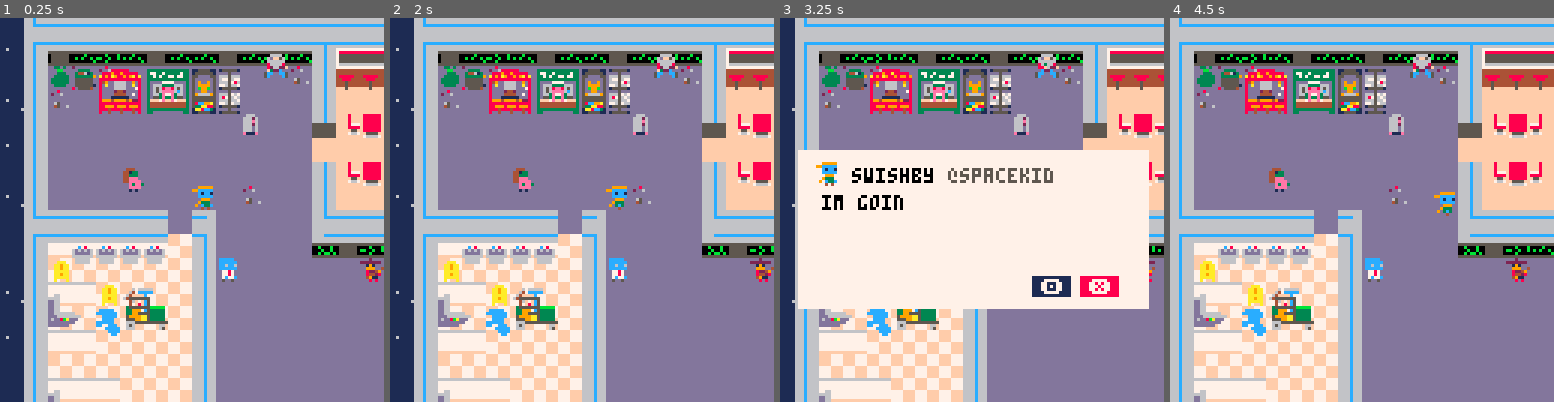
Above: before the commit, frames 1-4 (left to right).
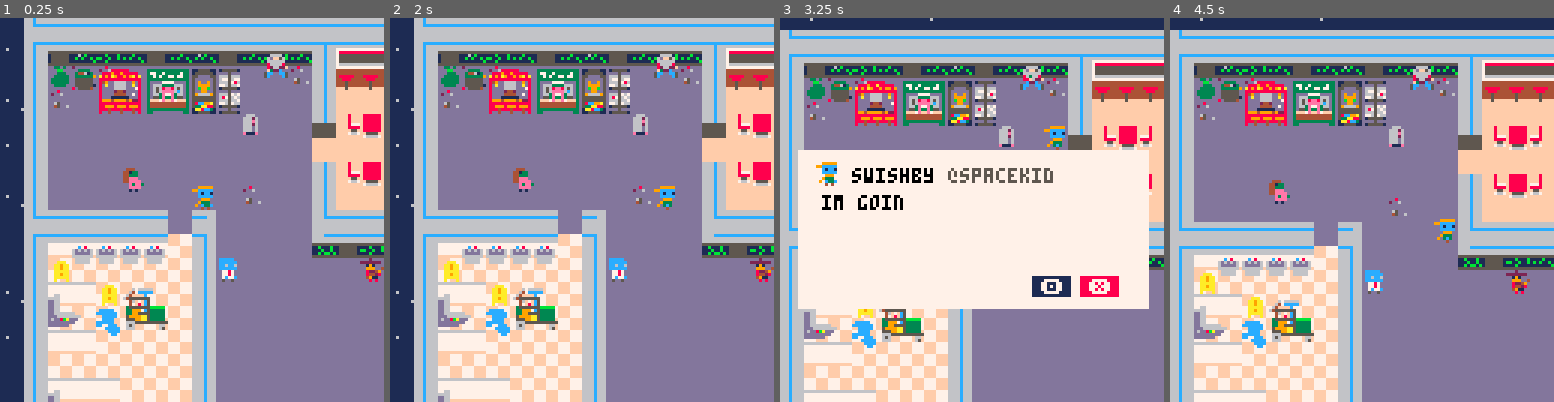
Above: after the commit, the same moments.

Repository: The-Cunning-Folk/verified
Game: PICO-8 cartridge verified.p8
The game is run twice, just before and just after one commit, with the same random seed, the same clock (stepped at 60 frames per second) and the same inputs.
Inputs:
- Up to frame 1 (0.25 s): no input
- Up to frame 2 (2 s): tap X (X key) at 0.33, 1.07, 1.85 s; tap O (Z key) at 0.7, 1.7 s; hold Right from 1.6 s (still down)
- Up to frame 3 (3.25 s): release Right at 2.1 s; tap O (Z key) at 2.1, 2.5, 2.9 s; hold Up 2.15-2.42 s; hold Right 2.47-3.03 s; tap X (X key) at 2.97 s; hold Left from 3.08 s (still down)
- Up to frame 4 (4.5 s): tap O (Z key) at 3.3, 3.7, 4.1 s; release Left at 3.58 s; hold Down 3.63-3.97 s; hold Right from 4.02 s (still down); tap X (X key) at 4.08 s

The runs differ from the first frame. In frame 1, 1.2% of the frame differs, in the area x 12-100%, y 9-62%; in frame 2, 1.6%; in frame 3, 30%; in frame 4, 37%, in the area x 0-100%, y 0-100%.

Commit message:
fixed starfield

Diff:
--- a/verified.p8
+++ b/verified.p8
@@ -16,7 +16,7 @@
 entity.w = 8
 entity.h = 8
 entity.sprite = 0
-entity.speed = 1
+entity.speed = 3
 entity.moving = false
 
 function entity:new (o)
@@ -324,7 +324,7 @@
  tweeting = false
  inittweets()
  canceltime = time()
- music(0,0,14)
+ --music(0,0,14)
 
 end
 
@@ -484,7 +484,11 @@
 
 function _draw()
 		cls()
+		map(52,0,-30,0,10,40)
+		map(38,0,0,-30,60,40)
+		map(38,0,40,-30,60,40)
 		map(0,0,0,0,60,40)
+
 		local l = -1
 		for i=1,#npcs do
 			local s = npcs[i]
@@ -654,8 +658,8 @@
 44444441d4444444000000000000000000000000000000000000000000000000dddddddddddddddddddddddd000000000000000033333333555555556666c666
 
 __gff__
-0001060606000606060606468646860000000000000001418101010300438300000000000047874787030003034383000600010000000000000000000000000000010101010000000101010101010101000101010101000101010101030301010000020201000000000101010303010100010103030000000301010101010101
-0707070707070201004383004383010007070707070703014043830001800000070707010101010000010101010101060101000001000100000101010001010607070007000000000303030001010101070700070000000003030300000101010707000000000000030303000001010107070000000000000303030000010101
+0001060606000606060606468646860000000000000001418101010300438300000000000047874787030003034383000600010000000000000000000000000000010101010000000101010101010101000101010101010101010101030301010000020201000000000101010303010100010103030100010301010101010101
+0707070707070201014383004383010007070707070703014043830001800000070707010101010100010101010101060101000001000100000101010001010607070007000000000303030001010101070700070000000003030300000101010707000000000000030303000001010107070000000000000303030000010101
 __map__
 474b42424242424242424242424242424242424242424242424242424242424242424a474547474745474747474747474747474747474747474747474745474747454747454747000000000000000000000000000000000000000000000000000000000000000000000000000000000000000000000000000000000000000000
 45485453525354535354535253ff58595958595a5c5dffb1b1b1b1b1b1b1b1b1b1b149474547474747474547474547474747474747474747474746474747474747474747454747000000000000000000000000000000000000000000000000000000000000000000000000000000000000000000000000000000000000000000
@@ -675,7 +679,7 @@
 474319517170707044404040404040404040404040404040404040404040404040404040df42424242424242424242424242ef4745474747474547474547474747474747474747000000000000000000000000000000000000000000000000000000000000000000000000000000000000000000000000000000000000000000
 4543292a70707070dd42424242424242426842424242424242ef40404040404040404040de55555555555555555555555555494747454747474745474546474547454747474745000000000000000000000000000000000000000000000000000000000000000000000000000000000000000000000000000000000000000000
 474361617070707044488888888888888868888888888888884940404040404040404040fec79c8ec7acc7c7c78e8ec7c7c7444547474745474745474747474747474745474747000000000000000000000000000000000000000000000000000000000000000000000000000000000000000000000000000000000000000000
-454b4242424242424a4368686868686868686868688768876844404040404040404040404040bb4040bb404040729e9f7640b94547474747474647474746474747474747474746000000000000000000000000000000000000000000000000000000000000000000000000000000000000000000000000000000000000000000
+454b4242424242424a4368686868686868686868688768876844404040404040404040404040bb4040bb404040409e9f7640b94547474747474647474746474747474747474746000000000000000000000000000000000000000000000000000000000000000000000000000000000000000000000000000000000000000000
 47cd555555555555cc43686868687e69696969697d6868686844404040404040404040404040404040404040404040404040ab4745454745474747474747474746474747454747000000000000000000000000000000000000000000000000000000000000000000000000000000000000000000000000000000000000000000
 47474745474747454743686868686a7c7c787c7c6b6868876844404040404040404040404440404040404040404040404040ab4547474747474745454747474747474747474747000000000000000000000000000000000000000000000000000000000000000000000000000000000000000000000000000000000000000000
 4747474747474747474368686868797a7a7a7a7a7b68686868444040404040404040404044bc764040bcc8c9cabc404040bcba4747454745474745474747474547474745474747000000000000000000000000000000000000000000000000000000000000000000000000000000000000000000000000000000000000000000
Not shown, changed: the music (__music__) section of verified.p8
